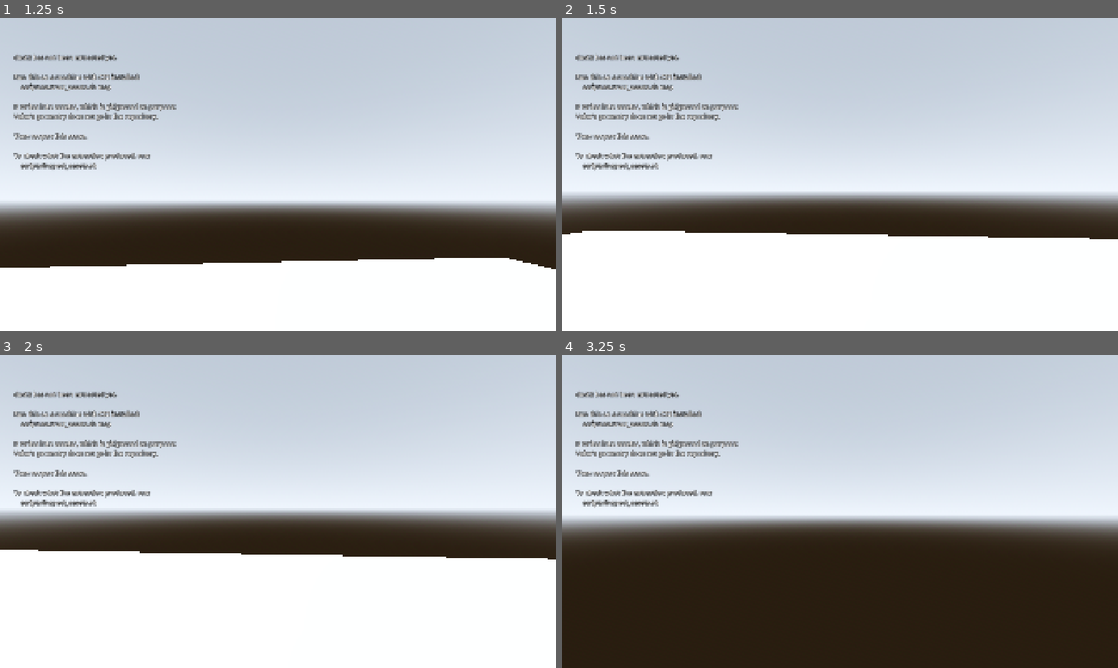
Above: before the commit, frames 1-4 (two rows, left to right).
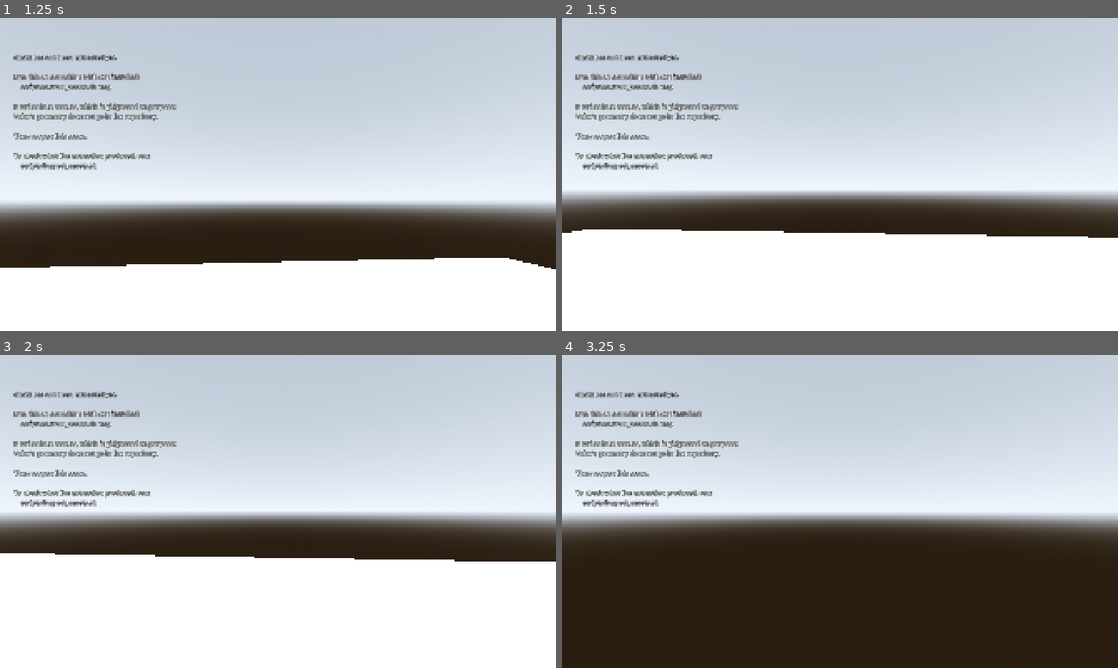
Above: after the commit, the same moments.

Repository: sidcarrollworks/CSGODOT
Game: Godot game, scene res://maps/de_dust2/de_dust2.tscn
Two runs of this game, one before a commit and one after it. Both use one fixed random seed, a clock stepped at 60 frames per second and the inputs below.
Inputs (mouse positions are in pixels of both pictures, inside the frame that each line leads up to):
- Up to frame 1 (1.25 s): tap Enter at 0.5 s; move the mouse to (305, 174) at 0.52 s; press the mouse at (305, 174) at 0.53 s; hold W (move_forward) from 0.53 s (still down); tap Space (jump) at 0.77 s
- Up to frame 2 (1.5 s): keep holding W (move_forward); move the mouse to (812, 174) at 1.27 s; release the mouse at (812, 174) at 1.28 s; right-click (812, 174) at 1.35 s
- Up to frame 3 (2 s): keep holding W (move_forward); tap Space (jump) at 1.52 s
- Up to frame 4 (3.25 s): keep holding W (move_forward); move the mouse to (851, 505) at 2.02 s; hold Ctrl (duck) 2.03-2.78 s; move the mouse to (834, 517) at 2.77 s; tap P (export_spray) at 2.85 s; click (834, 517) at 2.92 s; tap Space (jump) at 3.02 s

Frame 1 is identical in both runs. In frame 2, 1.1% of the frame differs, in the area x 0-100%, y 55-71%; in frame 3, 5.2%, in the area x 0-100%, y 49-66%; in frame 4, 4.4%.

Commit message:
Let the crosshair come home faster once the trigger is up
The camera's slow half is slow so a round's kick is still there when the next
few land. Nothing lands after the last round, so keeping it slow there only
left the view hanging. It switches to a shorter recovery once the trigger has
been up for two rounds' worth of time, which is how CS splits it too: the
recoil index recovers between rounds, not while they are going out.

The return is also nearly critically damped now. Under damped it passed 0.74
degrees below where the player was pointing and came back up to it, which is
most of what reads as floating rather than settling.

Nothing about the spray's height, the per-round shove or a single tap moves:
none of them happens after the trigger is up.

Co-Authored-By: Claude Opus 5 (1M context) <noreply@anthropic.com>
Claude-Session: https://claude.ai/code/session_01YJnWJFEo2kKSxD4GAVgMTN

Diff:
--- a/src/weapons/weapon.gd
+++ b/src/weapons/weapon.gd
@@ -120,7 +120,7 @@
 func update(dt: float, now_usec: int) -> void:
 	var since_shot := float(now_usec - _last_shot_usec) / 1_000_000.0
 
-	_decay_punch(dt)
+	_decay_punch(dt, since_shot <= data.cycle_time * 2.0)
 
 	# Back to the top of the pattern once the trigger has been off long enough.
 	#
@@ -144,15 +144,23 @@
 ## The third is the weapon model's, on the few hundred milliseconds measured
 ## off CS2.
 ##
+## The slow half lets go faster once the trigger is up, because the reason it
+## is slow is to still be there when the next round lands, and after the last
+## round nothing is landing. CS splits these the same way: its recoil index
+## recovers between rounds rather than while they are going out.
+##
 ## Running them every tick, including while firing, is deliberate. The old
 ## code only decayed between rounds, which is what made the view snap up to
 ## each bullet and then sag.
-func _decay_punch(dt: float) -> void:
+func _decay_punch(dt: float, firing: bool) -> void:
 	_snap.advance(
 		dt, data.snap_punch_damping(), data.snap_punch_spring(), PUNCH_MAX_STEP
 	)
 	_hold.advance(
-		dt, data.hold_punch_damping(), data.hold_punch_spring(), PUNCH_MAX_STEP
+		dt,
+		data.hold_punch_damping(firing),
+		data.hold_punch_spring(firing),
+		PUNCH_MAX_STEP
 	)
 	_model.advance(
 		dt, data.model_punch_damping(), data.model_punch_spring(), PUNCH_MAX_STEP
--- a/src/weapons/weapon_data.gd
+++ b/src/weapons/weapon_data.gd
@@ -24,6 +24,9 @@
 ## The tick the punch spring is integrated at, and the one the solver below
 ## walks a spray with.
 const SIMULATION_HZ := 128.0
+
+## The damping ratio the camera's slow half returns on once the trigger is up.
+const RELEASE_DAMPING_RATIO := 0.95
 
 var _solved_kick_up: float = -1.0
 
@@ -230,6 +233,22 @@
 ## round reads as its own shove.
 @export var view_punch_snap_time: float = 0.18
 
+## How long the camera's slow half takes to settle once the trigger is OFF,
+## in seconds.
+##
+## Shorter than view_punch_recovery_time, and separate from it because the two
+## are wanted for opposite reasons. The long recovery exists so a round's kick
+## is still there when the next few land, which is what carries the crosshair
+## up a spray. Nothing is landing after the last round, so keeping it long
+## there only leaves the view hanging.
+##
+## CS has the same split: its recoil index recovers between rounds, not while
+## they are going out.
+##
+## Sid, 2026-09-22: "let's also make the decay when you stop shooting a little
+## short. It feels a bit too floating at the moment."
+@export var view_punch_release_time: float = 0.35
+
 ## How much of a round's kick goes to the fast half.
 ##
 ## The rest goes to the slow one. This is the balance between "you can see
@@ -310,19 +329,19 @@
 ## envelope, so zeta*w is what the recovery time fixes; the peak term is there
 ## because the peak is reached some way into the response, well below where
 ## the envelope starts.
-func punch_frequency_for(recovery: float) -> float:
-	var z := _damping_ratio()
+func punch_frequency_for(recovery: float, ratio: float = -1.0) -> float:
+	var z := _damping_ratio(ratio)
 	var ringing := sqrt(1.0 - z * z)
 	var peak := ringing * punch_peak_ratio()
 	return -log(SETTLE_FRACTION * peak) / maxf(z * recovery, 0.0001)
 
 
-func punch_damping_for(recovery: float) -> float:
-	return 2.0 * _damping_ratio() * punch_frequency_for(recovery)
-
-
-func punch_spring_for(recovery: float) -> float:
-	var w := punch_frequency_for(recovery)
+func punch_damping_for(recovery: float, ratio: float = -1.0) -> float:
+	return 2.0 * _damping_ratio(ratio) * punch_frequency_for(recovery, ratio)
+
+
+func punch_spring_for(recovery: float, ratio: float = -1.0) -> float:
+	var w := punch_frequency_for(recovery, ratio)
 	return w * w
 
 
@@ -337,13 +356,26 @@
 	return punch_frequency_for(recovery) / punch_peak_ratio()
 
 
-## The camera's slow half: what carries the crosshair up the spray.
-func hold_punch_damping() -> float:
-	return punch_damping_for(view_punch_recovery_time)
-
-
-func hold_punch_spring() -> float:
-	return punch_spring_for(view_punch_recovery_time)
+## The camera's slow half: what carries the crosshair up the spray while the
+## trigger is down, and lets go of it faster once the trigger is up.
+func hold_punch_damping(firing: bool = true) -> float:
+	return punch_damping_for(_hold_time(firing), _hold_ratio(firing))
+
+
+func hold_punch_spring(firing: bool = true) -> float:
+	return punch_spring_for(_hold_time(firing), _hold_ratio(firing))
+
+
+func _hold_time(firing: bool) -> float:
+	return view_punch_recovery_time if firing else view_punch_release_time
+
+
+## Nearly critical once the trigger is up. A return should not swing past the
+## thing it is returning to: under-damped, the crosshair passed most of a
+## degree BELOW where the player was pointing and came back up to it, which is
+## most of what reads as the view floating rather than settling.
+func _hold_ratio(firing: bool) -> float:
+	return -1.0 if firing else RELEASE_DAMPING_RATIO
 
 
 func hold_punch_impulse_scale() -> float:
@@ -378,8 +410,10 @@
 	return punch_impulse_scale_for(recoil_animation_time)
 
 
-func _damping_ratio() -> float:
-	return clampf(punch_damping_ratio, 0.05, 0.999)
+func _damping_ratio(ratio: float = -1.0) -> float:
+	return clampf(
+		punch_damping_ratio if ratio < 0.0 else ratio, 0.05, 0.999
+	)
 
 
 ## Time constant of the accuracy decay, in seconds.
--- a/tests/run_weapon_tests.gd
+++ b/tests/run_weapon_tests.gd
@@ -40,7 +40,7 @@
 		_test_the_solver_agrees_with_the_weapon()
 		_test_view_rises_rather_than_teleporting()
 		_test_viewmodel_follows_the_view()
-		_test_the_camera_settles_long_after_the_model()
+		_test_the_camera_holds_while_firing_and_lets_go_after()
 		_test_the_model_moves_less_than_the_view()
 		_test_a_single_tap_kicks_the_view()
 		_test_animation_lasts_as_long_as_measured()
@@ -544,43 +544,53 @@
 
 
 ## The camera and the weapon model are separate springs on purpose, and the
-## camera's is the slow one. Driving both off the model's measured time made
-## the crosshair reach its full height within a couple of rounds and sit
-## there, when it should climb with the spray.
-func _test_the_camera_settles_long_after_the_model() -> void:
+## camera's slow half is what lets the crosshair climb across a spray rather
+## than max out in the first few rounds.
+##
+## That half also lets go faster once the trigger is up, because the reason it
+## is slow is to still be there when the next round lands. Sid, 2026-09-22:
+## "the decay when you stop shooting... feels a bit too floating."
+func _test_the_camera_holds_while_firing_and_lets_go_after() -> void:
 	for data in [WeaponLibrary.ak47(), WeaponLibrary.m4a1s()]:
+		_check(
+			data.hold_punch_spring(false) > data.hold_punch_spring(true) * 4.0,
+			"%s pulls the view back far harder off the trigger than on it"
+				% data.display_name
+		)
+
+		# Empty a magazine, then let go and watch it come home.
 		var weapon := Weapon.new(data)
-		var now := int(SECOND)
-		weapon.fire(now, 1.0, Vector3.ZERO, 0.0, 0.0, _standing())
-
-		var view_peak := 0.0
-		var view_samples: Array[float] = []
+		var state := _standing()
+		var now := 0
+		var fired := 0
+		while fired < data.magazine_size:
+			now += int(DT * SECOND)
+			weapon.update(DT, now)
+			if weapon.fire(now, 1.0, Vector3.ZERO, 0.0, 0.0, state) != null:
+				fired += 1
+
+		var left := weapon.aim_punch.y
+		var halfway := -1.0
+		var lowest := 0.0
 		for tick in 1024:
 			now += int(DT * SECOND)
 			weapon.update(DT, now)
-			var size := weapon.aim_punch.length()
-			view_peak = maxf(view_peak, size)
-			view_samples.append(size)
-
-		var settled := 0.0
-		for i in range(view_samples.size() - 1, -1, -1):
-			if view_samples[i] >= view_peak * WeaponData.SETTLE_FRACTION:
-				settled = float(i + 1) * DT
-				break
-
-		_check(
-			absf(settled - data.view_punch_recovery_time) < 0.03,
-			"%s camera settles in view_punch_recovery_time, %.0f ms (%.0f ms)"
-				% [
-					data.display_name,
-					data.view_punch_recovery_time * 1000.0,
-					settled * 1000.0
-				]
-		)
-		_check(
-			settled > _settle(data)[0] * 2.0,
-			"%s camera is still moving long after the gun has stopped (%.0f ms against %.0f ms)"
-				% [data.display_name, settled * 1000.0, _settle(data)[0] * 1000.0]
+			if halfway < 0.0 and weapon.aim_punch.y < left * 0.5:
+				halfway = float(tick + 1) * DT
+			lowest = minf(lowest, weapon.aim_punch.y)
+
+		_check(
+			halfway > 0.0 and halfway < 0.35,
+			"%s crosshair is halfway home %.0f ms after the last round"
+				% [data.display_name, halfway * 1000.0]
+		)
+		# A return should not swing past the thing it is returning to. Under
+		# damped, this passed most of a degree BELOW where the player was
+		# pointing and came back up, which is most of what reads as floating.
+		_check(
+			lowest > -0.05,
+			"%s comes home without dipping below where the player is pointing (%.2f degrees)"
+				% [data.display_name, lowest]
 		)
 
 
@@ -762,14 +772,17 @@
 	fine.fire(now, 1.0, Vector3.ZERO, 0.0, 0.0, _standing())
 	coarse.fire(now, 1.0, Vector3.ZERO, 0.0, 0.0, _standing())
 
-	for tick in 32:
+	# Inside the firing window: past it the two runs would cross the release
+	# switch at different moments and diverge for a reason that is not the
+	# integration.
+	for tick in 16:
 		now += int(DT * SECOND)
 		fine.update(DT, now)
-	coarse.update(32.0 * DT, now)
+	coarse.update(16.0 * DT, now)
 
 	_check(
 		(fine.aim_punch - coarse.aim_punch).length() < 0.001,
-		"a quarter-second frame lands where thirty-two ticks do (%.4f against %.4f degrees)"
+		"an eighth-second frame lands where sixteen ticks do (%.4f against %.4f degrees)"
 			% [fine.aim_punch.length(), coarse.aim_punch.length()]
 	)
 
Not shown, changed: reference/weapon_stats.md
